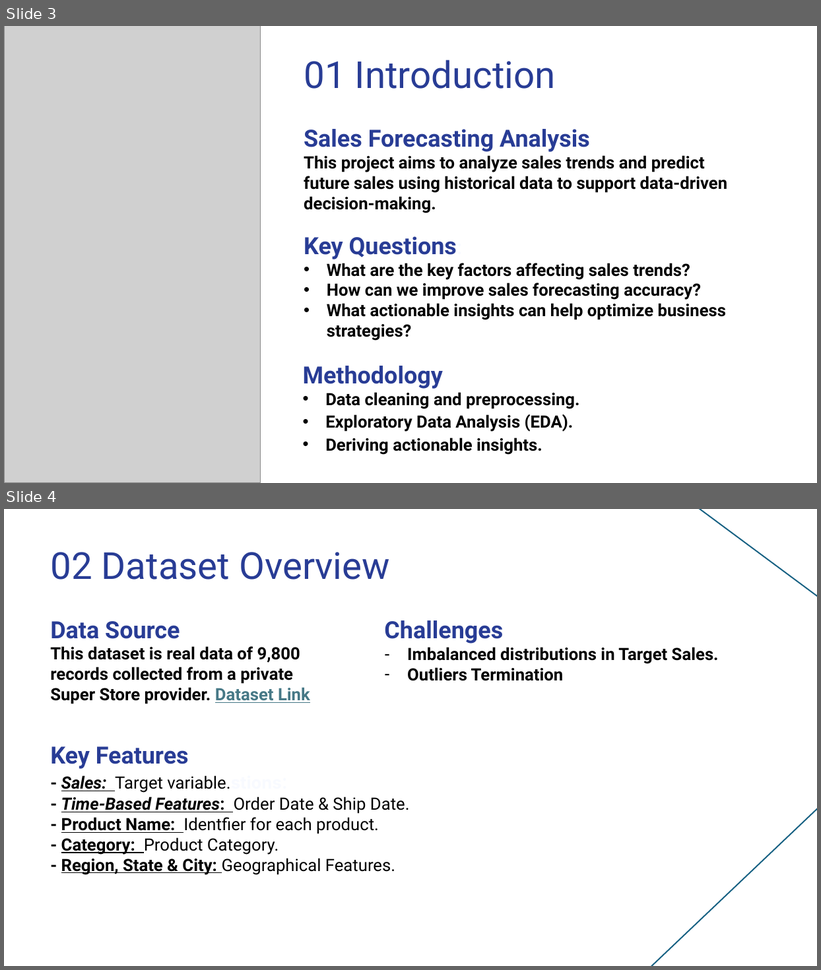
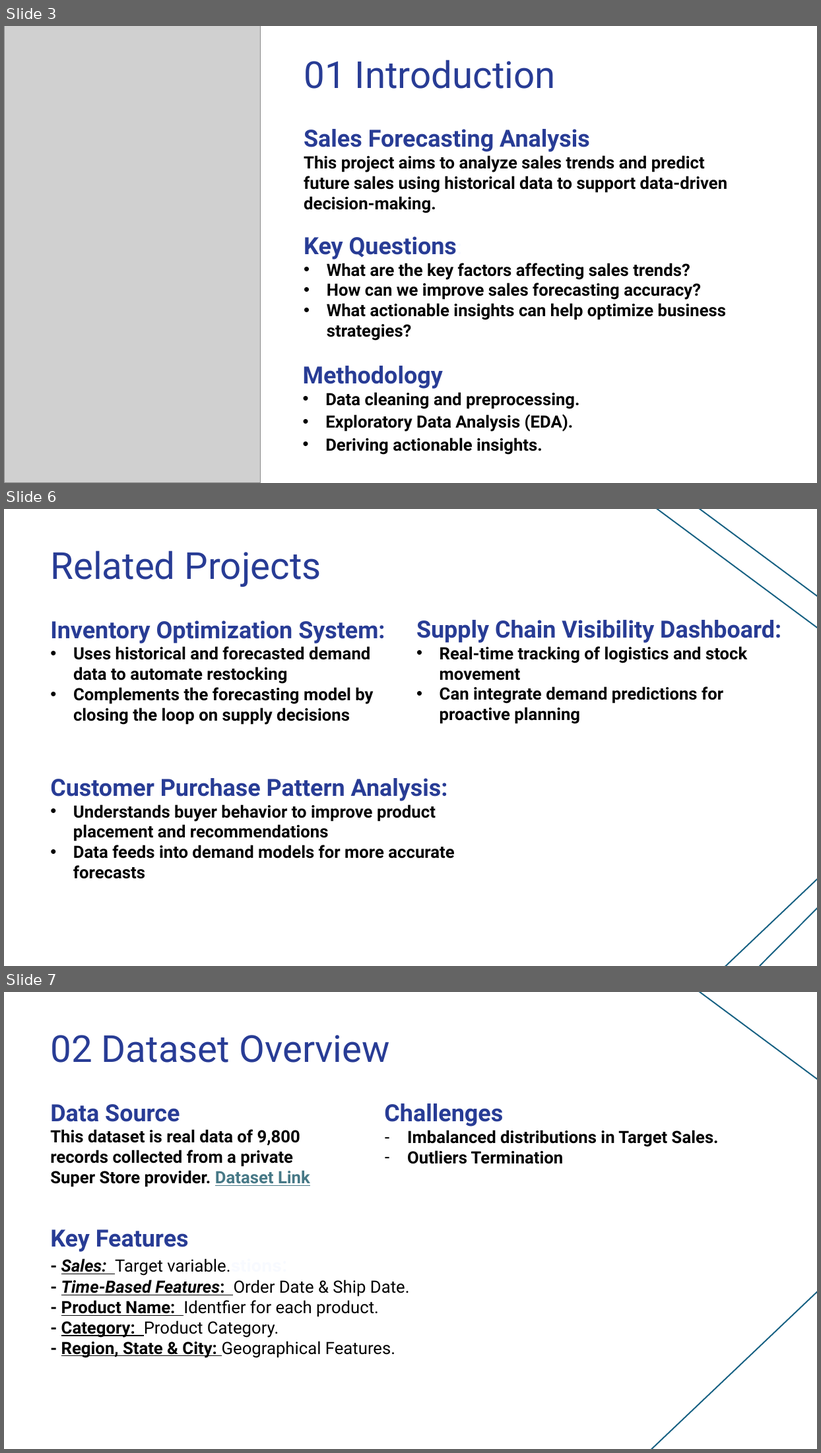
Before and after one commit to AbdallahGasem/Sales-Forecasting-and-Demand-Prediction, a slide deck: Milestones/M1/SalesForecastingandDemandPredication-Presentation.pptx. Shown one above the other, each under a label of ours: slides 3 and 4 before the commit, slides 3, 6 and 7 after it; the slides between them are not shown. The pictures are 821x970 and 821x1453 pixels, drawn with LibreOffice and Linux fonts; fonts in the diff are those of the drawing; grey boxes stand for pictures. Boxes give left, top, right and bottom in pixels: in the first picture for what was removed or moved away, otherwise in the second. Text is boxed around its words. In the diff, an @@ line names an element or a change of style, - is before the commit and + after.

Commit message:
New Data and New Models

```diff
--- a/Milestones/M1/SalesForecastingandDemandPredication-Presentation.pptx
+++ b/Milestones/M1/SalesForecastingandDemandPredication-Presentation.pptx
@@ slide 6 added at (4,509,817,966), background #FFFFFF @@
@@ line added from (817, 642) to (655, 509), #156082 1.5 pt @@
@@ line added from (817, 621) to (669, 509), #156082 1.5 pt @@
@@ title added at (50,551,321,587), 44 pt, text #283C95 @@
+Related Projects
@@ text added at (50,621,385,725), 20 pt, text #000000, bold @@
+Inventory Optimization System:
+• Uses historical and forecasted demand data to automate restocking
+• Complements the forecasting model by closing the loop on supply decisions
@@ text added at (416,620,781,724), 20 pt, text #000000, bold @@
+Supply Chain Visibility Dashboard:
+• Real-time tracking of logistics and stock movement
+• Can integrate demand predictions for proactive planning
@@ text added at (50,778,454,879), 20 pt, text #000000, bold @@
+Customer Purchase Pattern Analysis:
+• Understands buyer behavior to improve product placement and recommendations
+• Data feeds into demand models for more accurate forecasts
@@ line added from (685, 966) to (817, 810), #156082 1.5 pt @@
@@ line added from (760, 966) to (817, 875), #156082 1.5 pt @@
@@ what was slide 4 is now slide 7 @@
```
Also in this commit, not shown: 2 slides changed, 7 other slides added, 5 other files.
